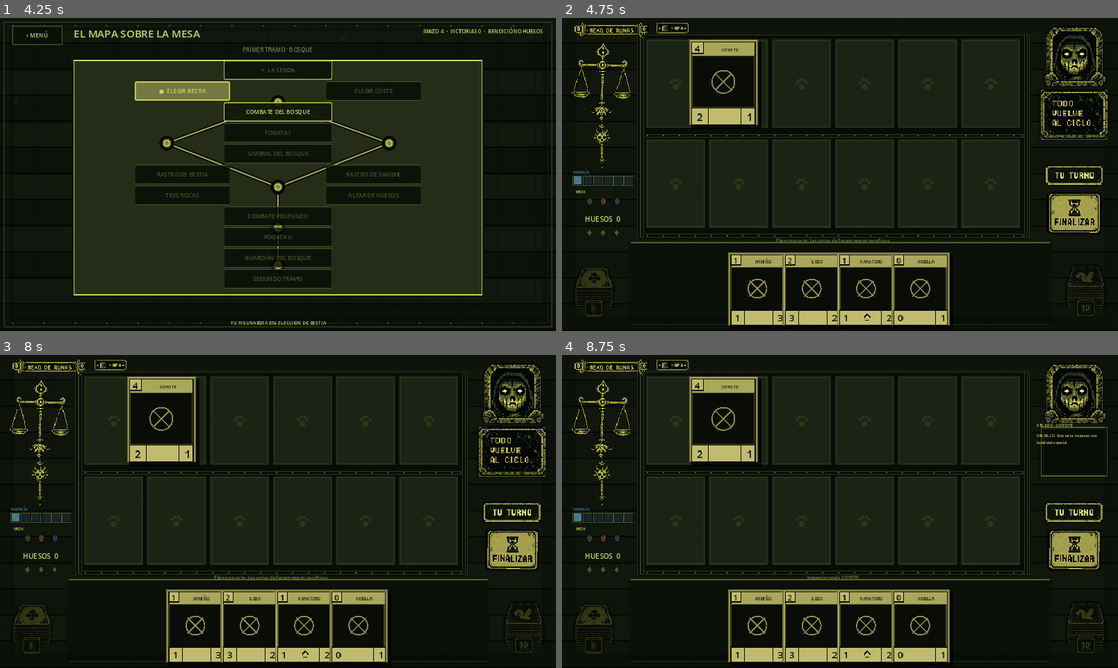
Above: before the commit, frames 1-4 (two rows, left to right).
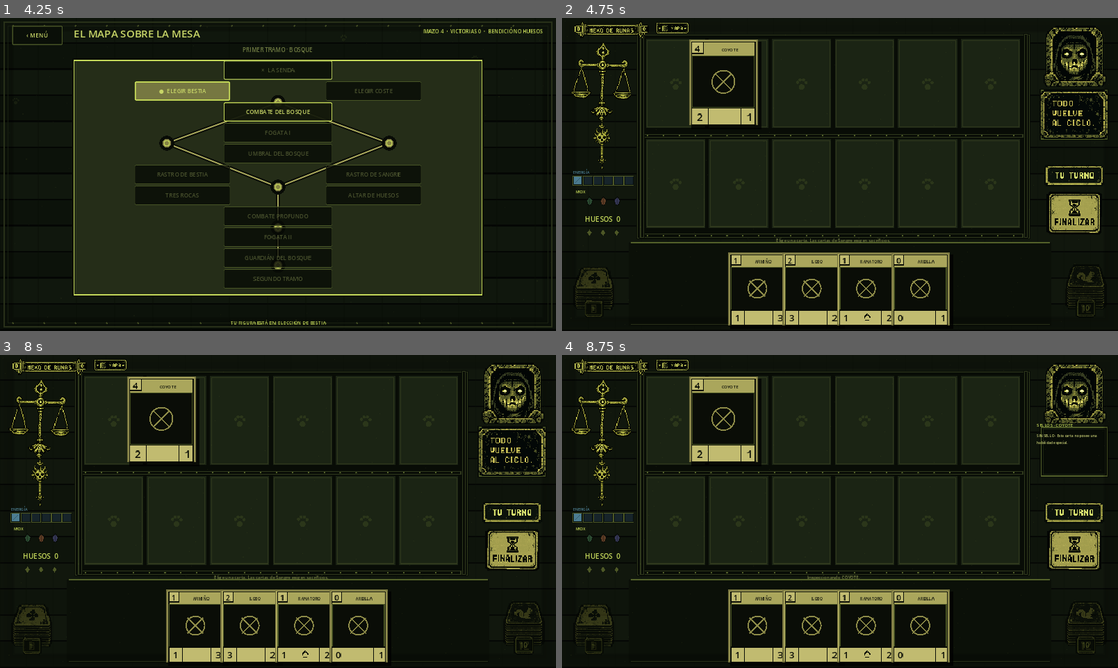
Above: after the commit, the same moments.

Repository: LoloscarPrr/Nexo-de-runas-v2
Game: Godot game, scene res://scenes/main.tscn
Same seed, same stepped clock (60 frames per second), same inputs: the game is played once before the commit and once after it.
Inputs (mouse positions are in pixels of both pictures, inside the frame that each line leads up to):
- Up to frame 1 (4.25 s): click "NUEVA PARTIDA INICIAR EL CICLO" at 0.5 s; click "‹ MENÚ" at 1.25 s; click "NUEVA PARTIDA INICIAR EL CICLO" at 2 s; click "ELEGIR BESTIA" at 2.75 s; click (166, 152) at 3.52 s
- Up to frame 2 (4.75 s): click "COMBATE DEL BOSQUE" at 4.25 s
- Up to frame 3 (8 s): click (111, 364) at 5 s; click "‹ MENÚ" at 5.75 s; click "CONTINUAR VOLVER AL TABLERO" at 6.5 s; click "COMBATE DEL BOSQUE" at 7.25 s
- Up to frame 4 (8.75 s): click (723, 420) at 8 s

Frame 1 is identical in both runs. In frame 2, 0.1% of the frame differs, in the area x 2-98%, y 79-96%; in frame 3, 0.2%; in frame 4, 0.2%.

Commit message:
Add physical draw motion to sketch decks

Diff:
--- a/scripts/ui/mockup_hud/sketch_deck_button.gd
+++ b/scripts/ui/mockup_hud/sketch_deck_button.gd
@@ -72,15 +72,29 @@
 
 func _process(delta: float) -> void:
 	time += delta
-	draw_strength = maxf(0.0, draw_strength - delta * 4.5)
+	draw_strength = maxf(0.0, draw_strength - delta * 3.8)
 	press_strength = maxf(0.0, press_strength - delta * 8.0)
+
+	var phase := 1.7 if sketch_key == "squirrels" else 0.0
+	var idle_sway := sin(time * TAU / 3.1 + phase) * 0.55
+	var idle_bob := sin(time * TAU / 2.6 + phase) * 0.8
 	var pulse := 1.0
 	if pulse_active and not disabled:
-		pulse += sin(time * TAU / 2.0) * 0.008
-	scale = Vector2.ONE * pulse * (1.0 - press_strength * 0.03)
+		pulse += sin(time * TAU / 1.7 + phase) * 0.014
+
+	var draw_arc := sin(draw_strength * PI)
+	var draw_kick := -15.0 * draw_arc
+	var draw_tilt := (2.2 if sketch_key == "deck" else -2.2) * draw_arc
+	scale = Vector2.ONE * pulse * (1.0 + draw_arc * 0.045) * (1.0 - press_strength * 0.035)
+	rotation_degrees = idle_sway + draw_tilt + sin(time * 38.0) * press_strength * 0.25
 	if _base_set:
-		position = _base_position + Vector2(0, -8.0 * sin(draw_strength * PI))
-	modulate = Color(0.45, 0.47, 0.34, 0.58) if disabled else Color.WHITE
+		position = _base_position + Vector2(0, idle_bob + draw_kick + press_strength * 2.0)
+
+	if disabled:
+		modulate = Color(0.45, 0.47, 0.34, 0.58)
+	else:
+		var glow := 0.025 * (0.5 + 0.5 * sin(time * 4.0 + phase)) if pulse_active else 0.0
+		modulate = Color(1.0 + glow, 1.0 + glow, 1.0 + glow * 0.55, 1.0)
 
 func _on_down() -> void:
 	press_strength = 1.0
